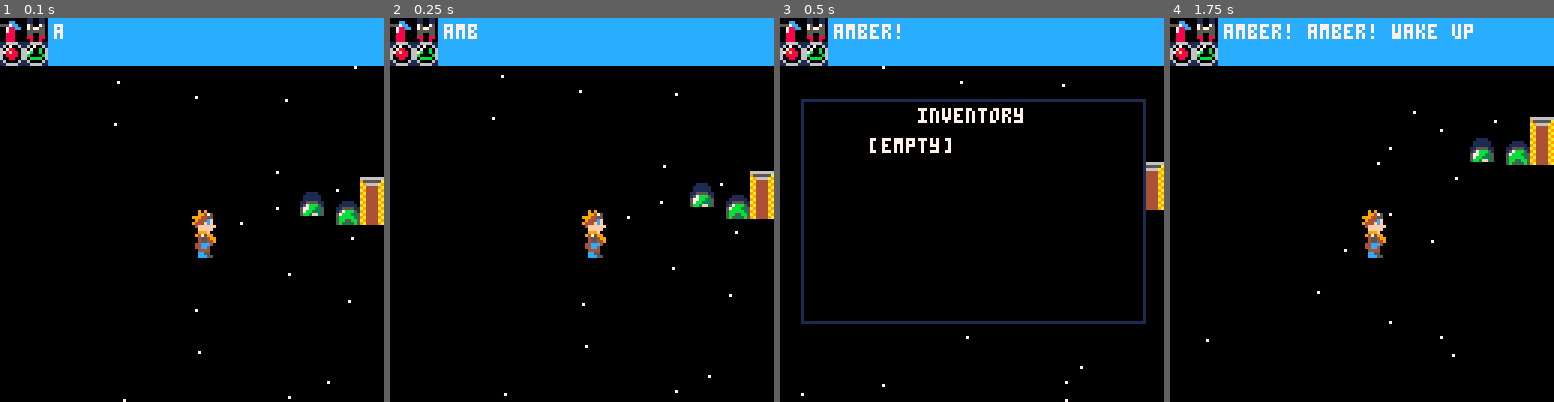
Above: before the commit, frames 1-4 (left to right).
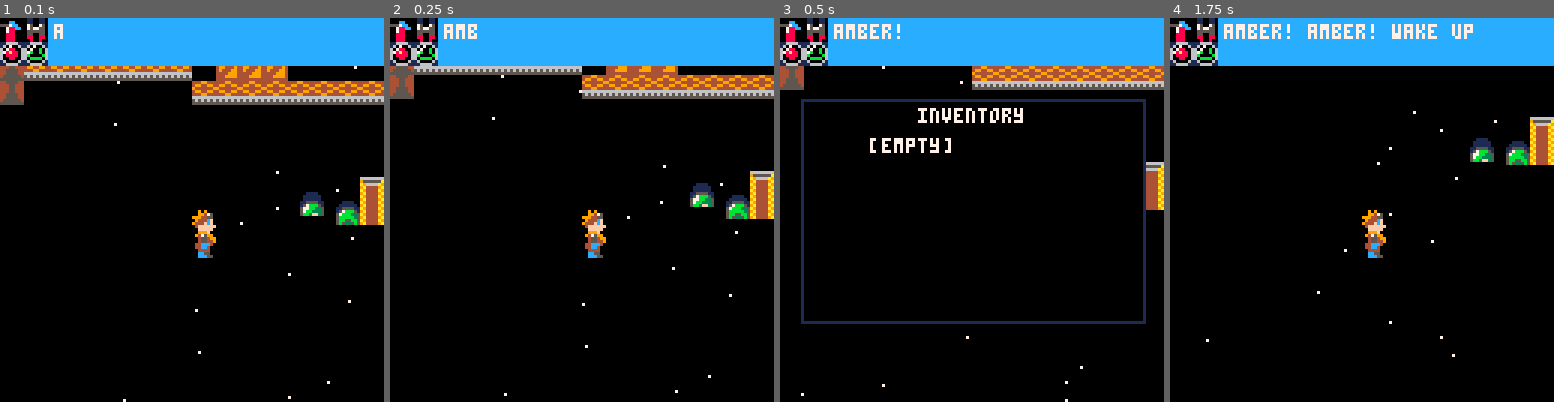
Above: after the commit, the same moments.

Repository: nsatragno/pico8-carts
Game: PICO-8 cartridge space_kludge/space_kludge.p8
Two runs of this game, one before a commit and one after it. Both use one fixed random seed, a clock stepped at 60 frames per second and the inputs below.
Inputs:
- Up to frame 1 (0.1 s): no input
- Up to frame 2 (0.25 s): no input
- Up to frame 3 (0.5 s): tap X (X key) at 0.33 s
- Up to frame 4 (1.75 s): tap O (Z key) at 0.7, 1.7 s; tap X (X key) at 1.07 s; hold Right from 1.6 s (still down)

The runs differ from the first frame. In frame 1, 6.2% of the frame differs, in the area x 0-100%, y 12-23%; in frame 2, 5.1%; in frame 3, 3.5%; in frame 4, nothing differs.

Commit message:
small tutorial map

Diff:
--- a/space_kludge/space_kludge.p8
+++ b/space_kludge/space_kludge.p8
@@ -827,22 +827,22 @@
 66666666666666666666666666666606666666666666666644441aa4000000000000000000000000000000000000000000000000000000000000000000000000
 56565656565656565656565656565650565656565656565644414444000000000000000000000000000000000000000000000000000000000000000000000000
 55555555555555555555555555555555555555555555555555555555000000000000000000000000000000000000000000000000000000000000000000000000
-44555544335555445d0000d55d0000d5000000006dddddddddddddd6000000000000000000000000000000000000000000000000000000000000000000000000
-44455444335554445dd0ffd55dd00dd500000000dd000000999119dd000000000000000000000000000000000000000000000000000000000000000000000000
-4445544443455444505855055055550500000000d00000009991199d000000000000000000000000000000000000000000000000000000000000000000000000
-5555555555555555555585555555555500000000d00000009991199d000000000000000000000000000000000000000000000000000000000000000000000000
-4455554434555544505555055055550500000000d77003399911991d000000000000000000000000000000000000000000000000000000000000000000000000
-44455444334554445dd00dd55dd00dd500000000d77703399911991d000000000000000000000000000000000000000000000000000000000000000000000000
-44455444434554445d0000d55d0000d500000000dd773399911991dd000000000000000000000000000000000000000000000000000000000000000000000000
-55555555535555555555555555555555000000006dd33dddddddddd6000000000000000000000000000000000000000000000000000000000000000000000000
-6dddddd6666dddd66dddddd66666666660ddddd66dddddd66dddddd66dddddd66666666600000000000000000000000000000000000000000000000000000000
-dd6666dd666dd0dddddddddd66666666dd0ddddd6dddddd660d000066dddddd6ccc77cac00000000000000000000000000000000000000000000000000000000
-d66ee66d6660dd0ddddd666666666666d6666ddd600000066dddddd660000006cc6ccc7700000000000000000000000000000000000000000000000000000000
-d6eeee6d666d6666dddd666666a666a6ddd0dddd6dddddd66ddd00066dddddd6c686cacc00000000000000000000000000000000000000000000000000000000
-d6eeee6d0ddd6666dddd66666a666a66dddd0ddd6dddddd6600d00066dddddd63363a9ad00000000000000000000000000000000000000000000000000000000
-d66ee66ddddd6666dddd0d0d66666666ddd6666d6dddddd6600dddd66dddddd633b33a3300000000000000000000000000000000000000000000000000000000
-dd6666dddddddd0ddddd0ddd66666666ddddd0dd600000066dddd0066000000633b33b3300000000000000000000000000000000000000000000000000000000
-6dddddd66dddddd66ddd0dd6666666666dddd0d66600006666000066660000666666666600000000000000000000000000000000000000000000000000000000
+44555544335555445d0000d55d0000d5e777777e0500005005000050050000500000000000000000000000000000000000000000000000000000000000000000
+44455444335554445dd0ffd55dd00dd5111111110050050000500500008005000000000000000000000000000000000000000000000000000000000000000000
+44455444434554445058550550555505111551110005500000055000000850000000000000000000000000000000000000000000000000000000000000000000
+44455444555555555555855555555555115005110050050000500500005005000000000000000000000000000000000000000000000000000000000000000000
+44555544345555445055550550555505150000510500005005000050050ff0500000000000000000000000000000000000000000000000000000000000000000
+44555544334554445dd00dd55dd00dd5555555555555555555555555555555550000000000000000000000000000000000000000000000000000000000000000
+45555554434554445d0000d55d0000d5454554544545545445455454454554540000000000000000000000000000000000000000000000000000000000000000
+55555555535555555555555555555555444994444449944444499444444994440000000000000000000000000000000000000000000000000000000000000000
+6dddddd6666dddd66dddddd66666666660ddddd66dddddd66dddddd66dddddd6666666666dddddddddddddd60000000000000000000000000000000000000000
+dd6666dd666dd0dddddddddd66666666dd0ddddd6dddddd660d000066dddddd6ccc77cacdd000000999119dd0000000000000000000000000000000000000000
+d66ee66d6660dd0ddddd666666666666d6666ddd600000066dddddd660000006cc6ccc77d00000009991199d0000000000000000000000000000000000000000
+d6eeee6d666d6666dddd666666a666a6ddd0dddd6dddddd66ddd00066dddddd6c686caccd00000009991199d0000000000000000000000000000000000000000
+d6eeee6d0ddd6666dddd66666a666a66dddd0ddd6dddddd6600d00066dddddd63363a9add77003399911991d0000000000000000000000000000000000000000
+d66ee66ddddd6666dddd0d0d66666666ddd6666d6dddddd6600dddd66dddddd633b33a33d77703399911991d0000000000000000000000000000000000000000
+dd6666dddddddd0ddddd0ddd66666666ddddd0dd600000066dddd0066000000633b33b33dd773399911991dd0000000000000000000000000000000000000000
+6dddddd66dddddd66ddd0dd6666666666dddd0d6660000666600006666000066666666666dd33dddddddddd60000000000000000000000000000000000000000
 44444444444444440545454000555500000000000000000000000000000000000000000000000000000000000000000000000000000000000000000000000000
 49999444a44aa44a5454545409944440000000000000000000000000000000000000000000000000000000000000000000000000000000000000000000000000
 49994444aa4a94a94444444499444444000000000000000000000000000000000000000000000000000000000000000000000000000000000000000000000000
@@ -982,6 +982,16 @@
 
 
 __gff__
-
+0000000000000000000000000000000000000000000000000000000000000000000000000000000000000000000000000000000000000000000000000000000000000000000000000000000000000000000000000101010100000000000000000000000000000000000000000000000000000000000000000000000000000000
 0001000000000000000000000000000000000000000000000000000000000000000000000000010100000000000000000000000000000101000000010000000001010101010101010100000000000000010101010100000000000000000000000000000000000000000000000000000001010000000000000000000000000000
+__map__
 0000000000000000000000000000000000000000000000000000000000000000000000000000000000000000000000000000000000000000000000000000000000000000000000000000000000000000000000000000000000000000000000000000000000000000000000000000000000000000000000000000000000000000
+0000000000000000000000000000000000000000000000000000000000000000000000000000000000000000000000000000000000000000000000000000000000000000000000000000000000000000000000000000000000000000000000000000000000000000000000000000000000000000000000000000000000000000
+0000000000000000000000545454545454545400545454545400000000000000000000000000000000000000000000000000000000000000000000000000000000000000000000000000000000000000000000000000000000000000000000000000000000000000000000000000000000000000000000000000000000000000
+0000005454545454545454000000000000000050000000000050000000000000000000000000000000000000000000000000000000000000000000000000000000000000000000000000000000000000000000000000000000000000000000000000000000000000000000000000000000000000000000000000000000000000
+0000005000000000000050000000000000000050000000000050000000000000000000000000000000000000000000000000000000000000000000000000000000000000000000000000000000000000000000000000000000000000000000000000000000000000000000000000000000000000000000000000000000000000
+0000005000000000000050000000000000000050000000000050000000000000000000000000000000000000000000000000000000000000000000000000000000000000000000000000000000000000000000000000000000000000000000000000000000000000000000000000000000000000000000000000000000000000
+0000005000000000000000000000000000000050000000000050000000000000000000000000000000000000000000000000000000000000000000000000000000000000000000000000000000000000000000000000000000000000000000000000000000000000000000000000000000000000000000000000000000000000
+00000050696a0000000000000070700000000000000000000050000000000000000000000000000000000000000000000000000000000000000000000000000000000000000000000000000000000000000000000000000000000000000000000000000000000000000000000000000000000000000000000000000000000000
+0000005040404040404040007070700000000000000000000050000000000000000000000000000000000000000000000000000000000000000000000000000000000000000000000000000000000000000000000000000000000000000000000000000000000000000000000000000000000000000000000000000000000000
+0000005000000000000000404040404040404040404040404050000000000000000000000000000000000000000000000000000000000000000000000000000000000000000000000000000000000000000000000000000000000000000000000000000000000000000000000000000000000000000000000000000000000000
